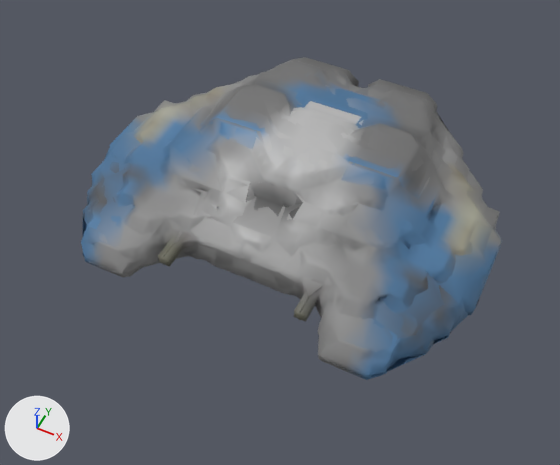
Two versions of the glTF model rust-ra2/assets/models/crashed_ufo.glb, one commit apart.
Both versions are drawn from a camera (50 mm lens) standing at (1.66, -3.63, 4.23) and looking at (0.01, -0.33, 0.11). Lighting does not change. The marker at lower left points along +X, +Y and +Z. The picture after the commit comes second. Where no turn or scale is listed for an object, it has been applied to the vertices. Vertices at exactly the same position are counted once.

The first picture shows 'crashed_ufo', 'crashed_ufo_LOD1'.
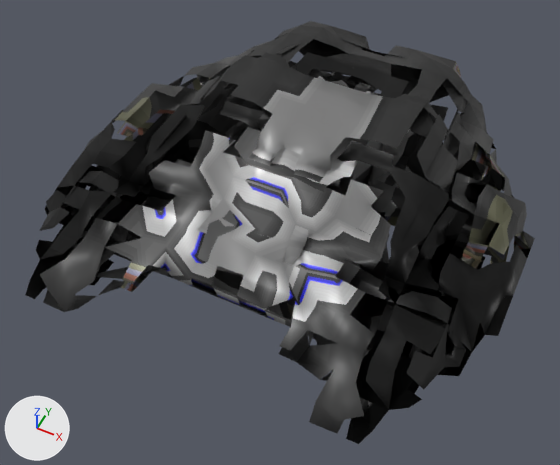
Location of each change, (x1, y1, x2, y2) in pixels of the pictures (560 x 465 px):
```json
{"object": "Hull", "change": "added", "after": [25, 21, 535, 444]}
{"object": "crashed_ufo", "change": "deleted", "before": [81, 57, 502, 380]}
{"object": "crashed_ufo_LOD1", "change": "reshaped, recoloured", "before": [83, 60, 501, 377], "after": [43, 36, 503, 441], "on screen": "10% wider, 28% taller"}
```

The change, as JSON lines over the scene's bpy script:
```json
{"op": "add", "block": "img_base_color_atlas", "code": ["img_base_color_atlas = load_image('base_color_atlas', '_unpacked/base_color_atlas', 128, 128, 'sRGB')"]}
{"op": "add", "block": "mat_ra2remasteredpbr", "code": ["mat_ra2remasteredpbr = bpy.data.materials.new('RA2RemasteredPBR')", "# uses the picture img_base_color_atlas"]}
{"block": "me_crashed_ufo_vxl_mesh_lod1", "where": "# used by ob_crashed_ufo_lod1; location = (0.0, 0.0, 0.0)"}
{"op": "remove", "block": "me_crashed_ufo_vxl_mesh_lod1", "code": "me_crashed_ufo_vxl_mesh_lod1.from_pydata(...)  # 992 vertices, 2254 faces; spans x -1.46..1.46, y -1.21..1.2, z 0.0..0.61"}
{"op": "remove", "block": "me_crashed_ufo_vxl_mesh_lod1", "code": "me_crashed_ufo_vxl_mesh_lod1.materials.append(mat_voxelvertexcolormaterial)"}
{"op": "add", "block": "me_crashed_ufo_vxl_mesh_lod1", "code": "me_crashed_ufo_vxl_mesh_lod1.from_pydata(...)  # 106 vertices, 152 faces; spans x -1.4..1.43, y -1.65..1.43, z 0.0..0.72"}
{"block": "me_crashed_ufo_vxl_mesh_lod1", "change": "me_crashed_ufo_vxl_mesh_lod1 part 1: 992 vertices removed from x -1.46..1.46, y -1.21..1.2, z 0.0..0.61; 106 vertices added at x -1.4..1.43, y -1.65..1.43, z 0.0..0.72"}
{"op": "add", "block": "me_crashed_ufo_vxl_mesh_lod1", "code": "me_crashed_ufo_vxl_mesh_lod1.materials.append(mat_ra2remasteredpbr)"}
{"op": "add", "block": "me_hull_mesh", "code": ["me_hull_mesh = bpy.data.meshes.new('Hull_mesh')", "me_hull_mesh.from_pydata(...)  # 1236 vertices, 1656 faces; spans x -1.64..1.65, y -1.65..1.65, z 0.0..0.75", "me_hull_mesh.materials.append(mat_ra2remasteredpbr)"]}
{"op": "remove", "block": "ob_crashed_ufo", "code": ["ob_crashed_ufo = bpy.data.objects.new('crashed_ufo', me_crashed_ufo_vxl_mesh)", "ob_crashed_ufo.location = (0.0, 0.0, 0.0)"]}
{"op": "add", "block": "ob_hull", "code": ["ob_hull = bpy.data.objects.new('Hull', me_hull_mesh)", "ob_hull.location = (0.0, 0.0, 0.0)"]}
```
